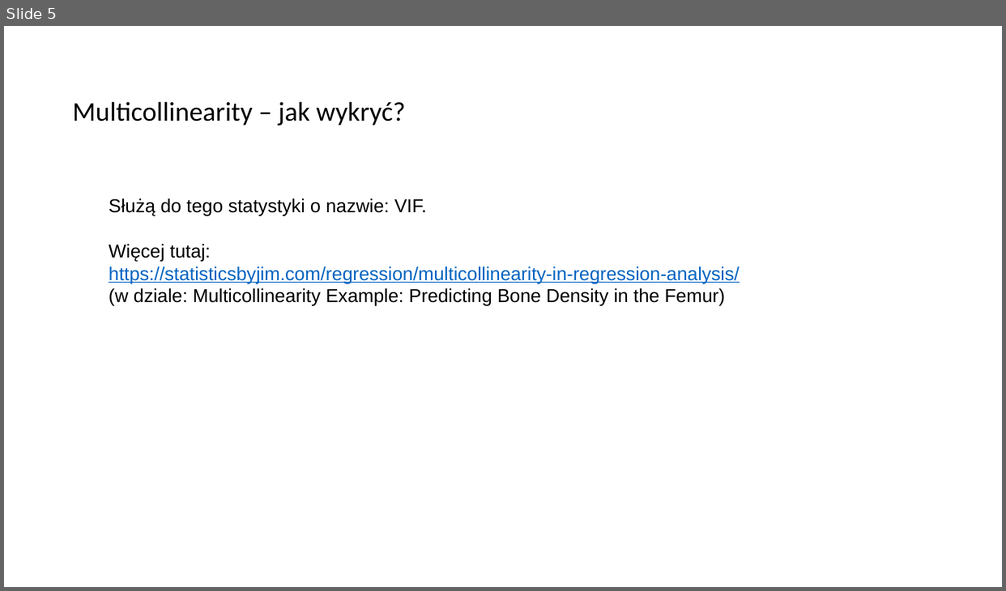
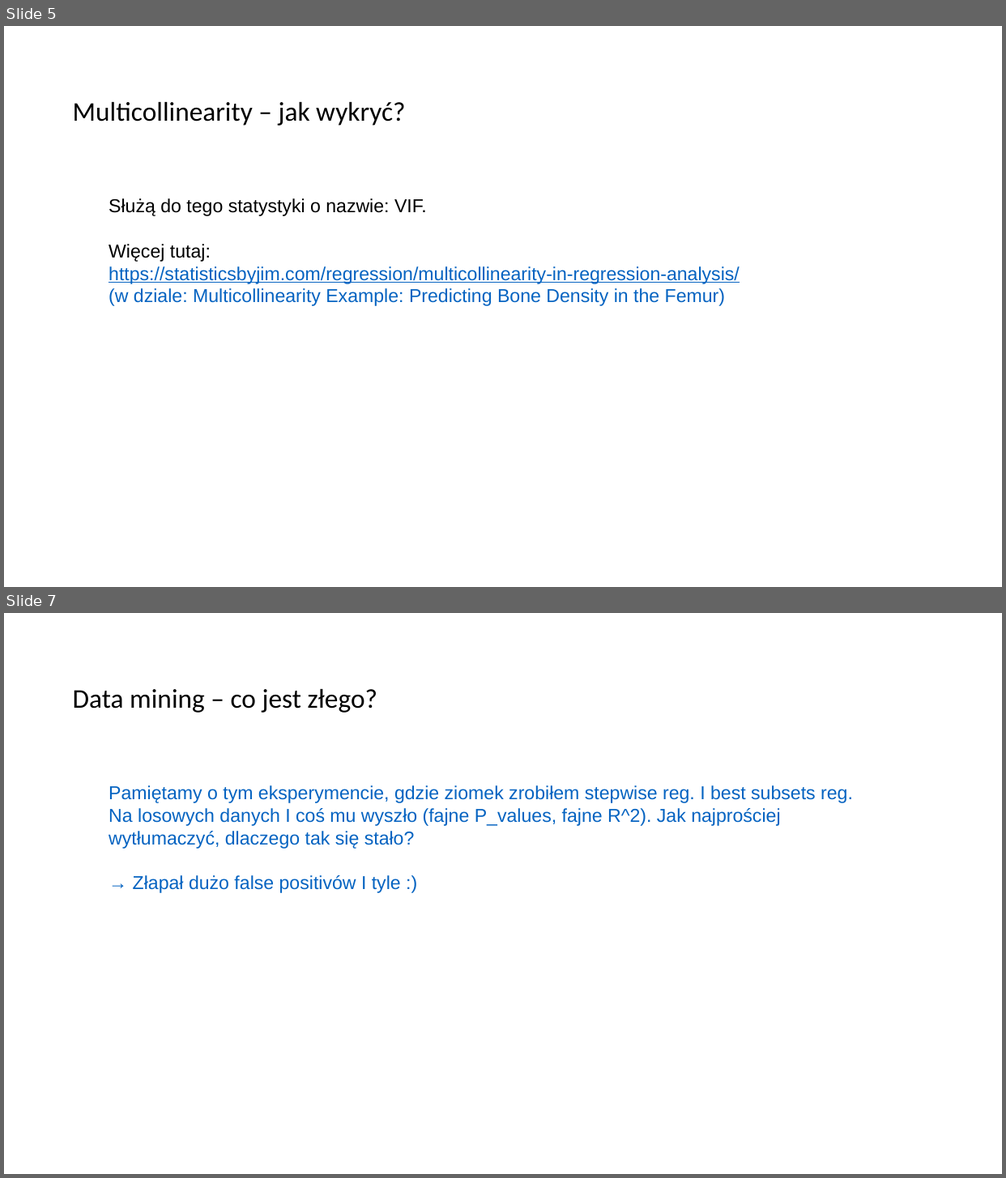
Before and after one commit to PawelBrysch/sth-knowledge, a slide deck: source/math_linreg2/00_MAPS/presentation.pptx. Shown one above the other, each under a label of ours: slide 5 before the commit, slides 5 and 7 after it; the slides between them are not shown. The pictures are 1006x591 and 1006x1178 pixels, drawn with LibreOffice and Linux fonts; fonts in the diff are those of the drawing. Boxes give left, top, right and bottom in pixels: in the first picture for what was removed or moved away, otherwise in the second. Text is boxed around its words. In the diff, an @@ line names an element or a change of style, - is before the commit and + after.

```diff
--- a/source/math_linreg2/00_MAPS/presentation.pptx
+++ b/source/math_linreg2/00_MAPS/presentation.pptx
@@ slide 7 added at <box>4,613,1002,1174</box>, background #FFFFFF @@
@@ text added at <box>73,689,378,713</box>, 26 pt, text #000000 @@
+Data mining – co jest złego?
@@ text added at <box>108,786,853,893</box>, 18 pt, text #0563C1 @@
+Pamiętamy o tym eksperymencie, gdzie ziomek zrobiłem stepwise reg. I best subsets reg. Na losowych danych I coś mu wyszło (fajne P_values, fajne R^2). Jak najprościej wytłumaczyć, dlaczego tak się stało?
+→ Złapał dużo false positivów I tyle :)
@@ slide 5 changed as well @@
@@ text at <box>108,288,725,306</box>: text colour #000000 to #0563C1 in "(w dziale: Multicollinearity Example: Predicting Bone Densit ..." @@
```
Also in this commit, not shown: 2 other slides added, 10 other files.
